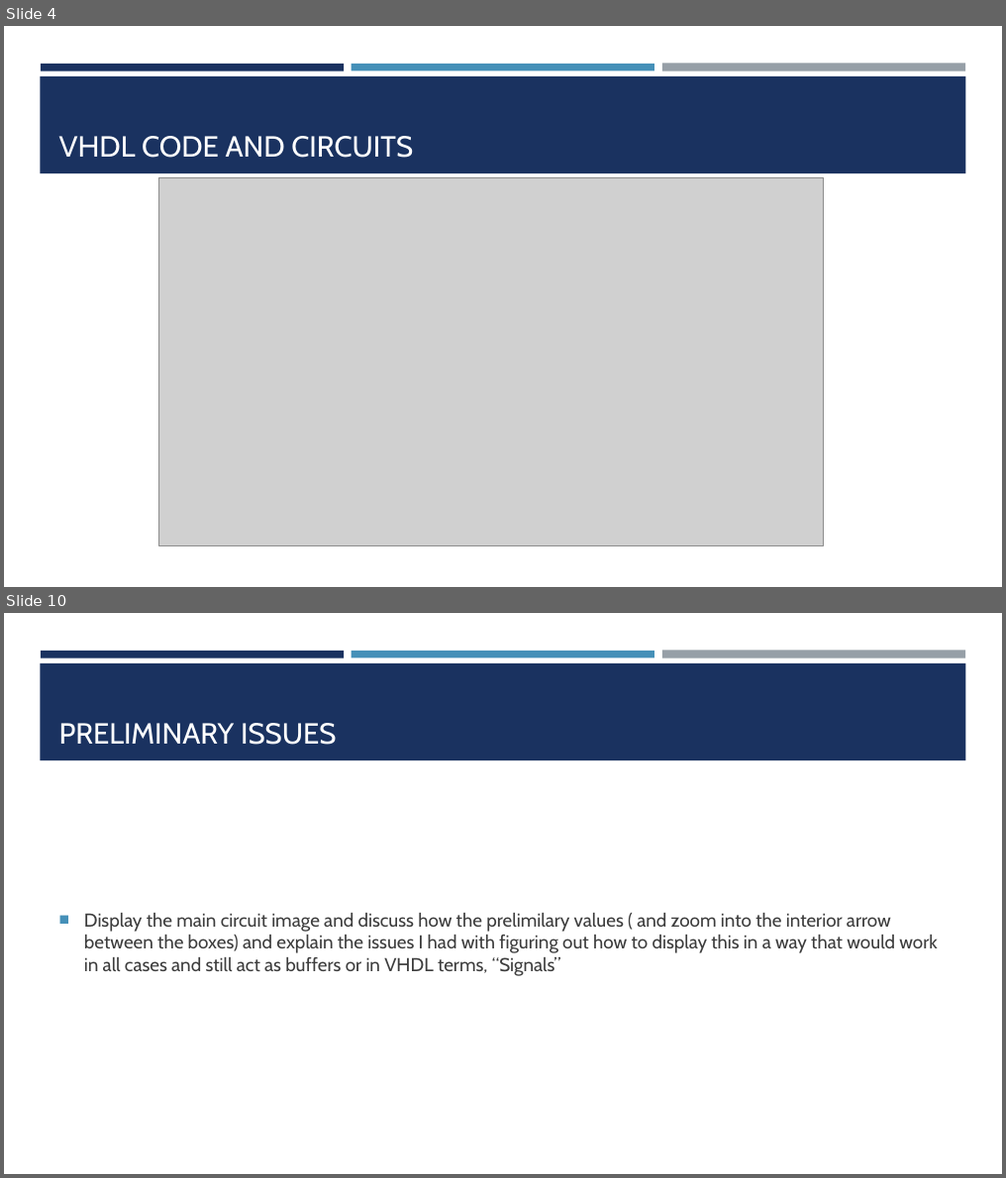
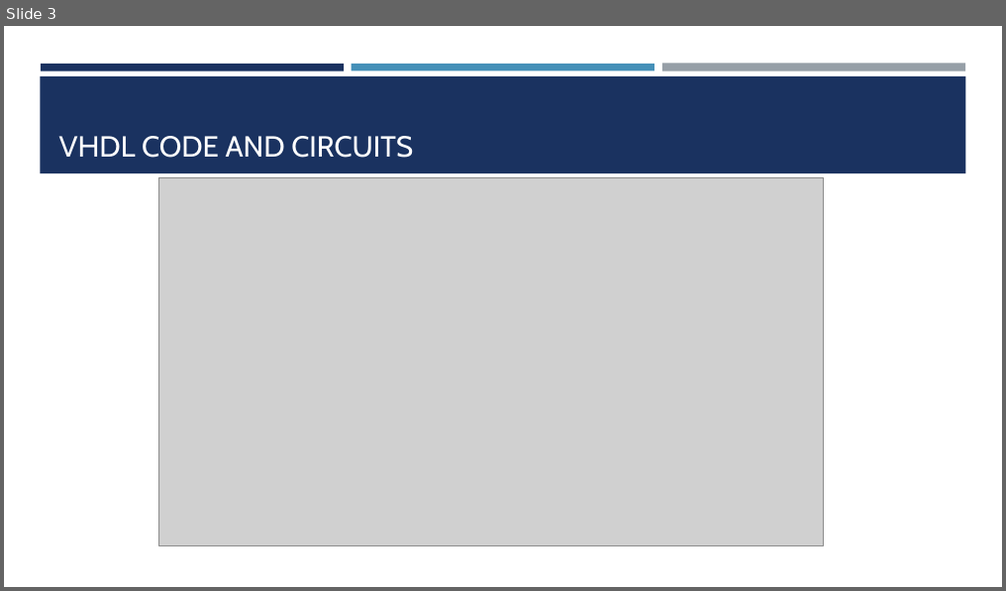
Before and after one commit to LisaJacklin/CS301_Project, a slide deck: CS301_ProjectPresentation.pptx. Shown one above the other, each under a label of ours: slides 4 and 10 before the commit, slide 3 after it; the slides between them are not shown. The pictures are 1006x1178 and 1006x591 pixels, drawn with LibreOffice and Linux fonts; fonts in the diff are those of the drawing; grey boxes stand for pictures. Boxes give left, top, right and bottom in pixels: in the first picture for what was removed or moved away, otherwise in the second. Text is boxed around its words. In the diff, an @@ line names an element or a change of style, - is before the commit and + after.

```diff
--- a/CS301_ProjectPresentation.pptx
+++ b/CS301_ProjectPresentation.pptx
@@ slide 10 removed at [4, 613, 1002, 1174], background #FFFFFF; not listed: 4 template elements that a slide beside it also shows @@
@@ title removed at [59, 723, 337, 745] @@
-PRELIMINARY ISSUES
@@ text removed at [84, 913, 938, 976] @@
-■ Display the main circuit image and discuss how the prelimilary values ( and zoom into the interior arrow between the boxes) and explain the issues I had with figuring out how to display this in a way that would work in all cases and still act as buffers or in VHDL terms, “Signals”
@@ what was slide 4 is now slide 3 @@
```
Also in this commit, not shown: 4 slides changed, 5 slides added, 6 other slides removed, 6 other files.
